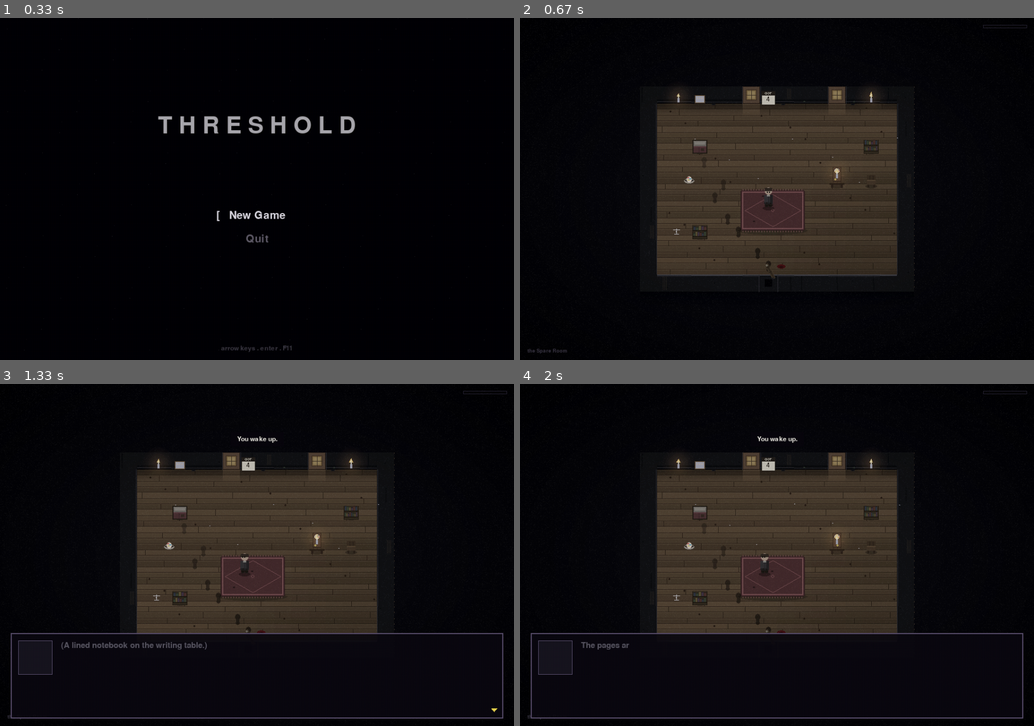
Above: before the commit, frames 1-4 (two rows, left to right).
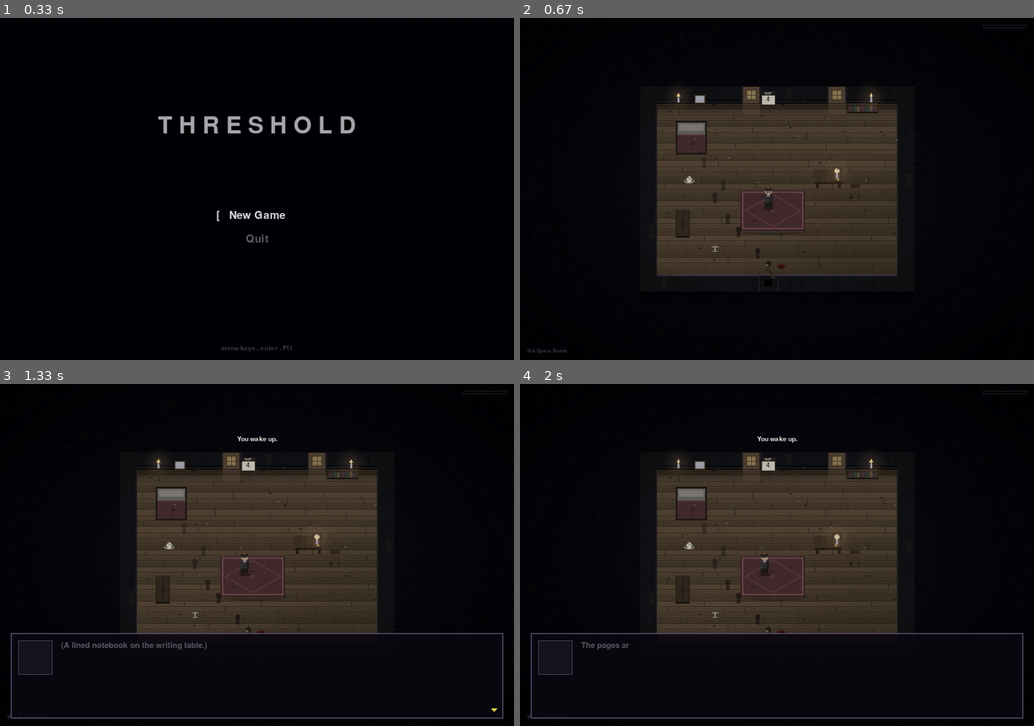
Above: after the commit, the same moments.

Repository: AV-ASU/Threshold
Game: pygame game, started from main.py
Same seed, same stepped clock (60 frames per second), same inputs: the game is played once before the commit and once after it.
Inputs:
- Up to frame 1 (0.33 s): no input
- Up to frame 2 (0.67 s): tap Enter at 0.33 s
- Up to frame 3 (1.33 s): type "ann" at 0.67 s; tap Enter at 1 s; tap Space at 1.22 s
- Up to frame 4 (2 s): type "a" at 1.55 s; tap Enter at 1.68 s

Frame 1 is identical in both runs. In frame 2, 0.7% of the frame differs, in the area x 29-74%, y 21-69%; in frame 3, 0.7%; in frame 4, 0.7%.

Commit message:
Sized furniture decorations; convert the bedroom
Furniture can now be any pixel size (multi-tile or sub-tile), drawn as
decorations centred over invisible solid 'X' collision tiles -- the same
pattern as the rug/truck -- so it stops reading as uniform 1-tile
squares. Adds darkwood bed, bookshelf (long + shallow), table, chair and
wardrobe decorations.

Bedroom converted as the first scene: a 2x2 cot filling the NW corner, a
long shallow bookshelf on the north wall, a writing desk + chair, and a
tall wardrobe on the west wall. Cot save-point, hide spots and the
opening footprint trail preserved.

https://claude.ai/code/session_01HUbJgATxSor8UL2bsR586A

Diff:
--- a/entities/decoration.py
+++ b/entities/decoration.py
@@ -142,6 +142,94 @@
 
     def _draw_unknown(self, surf, x, y):
         pygame.draw.rect(surf, (255, 0, 255), (x - 4, y - 4, 8, 8))
+
+    # ---- Sized darkwood furniture (drawn centred at x,y; pixel size
+    # via w/h kwargs so a piece can span several tiles or sit shy of
+    # one, breaking the tile grid). Collision is handled separately by
+    # invisible solid 'X' tiles under the footprint. ----
+    def _draw_bed(self, surf, x, y):
+        w = int(self.kwargs.get("w", 56)); h = int(self.kwargs.get("h", 64))
+        rx, ry = x - w // 2, y - h // 2
+        pygame.draw.rect(surf, (40, 29, 19), (rx, ry, w, h))             # frame
+        pygame.draw.rect(surf, (22, 15, 9), (rx, ry, w, h), 1)
+        ix, iy, iw, ih = rx + 3, ry + 3, w - 6, h - 6
+        pygame.draw.rect(surf, (112, 104, 96), (ix, iy, iw, ih))         # mattress
+        pygame.draw.rect(surf, (132, 124, 116), (ix, iy, iw, 2))         # lit top
+        pygame.draw.rect(surf, (146, 138, 130), (ix + 3, iy + 3, iw - 6, h // 5))  # pillow
+        pygame.draw.rect(surf, (118, 110, 102), (ix + 3, iy + 3 + h // 5, iw - 6, 1))
+        by = iy + ih * 2 // 5
+        pygame.draw.rect(surf, (86, 44, 48), (ix, by, iw, iy + ih - by)) # blanket
+        pygame.draw.rect(surf, (108, 58, 62), (ix, by, iw, 2))           # lit edge
+        pygame.draw.line(surf, (62, 32, 36), (x, by + 2), (x, iy + ih - 2), 1)  # fold
+        pygame.draw.rect(surf, (58, 38, 30), (ix + iw // 2, by + ih // 4, 7, 6))  # stain
+
+    def _draw_bookshelf(self, surf, x, y):
+        # Long + shallow: sits flush to a wall, books leaning along it.
+        w = int(self.kwargs.get("w", 58)); h = int(self.kwargs.get("h", 18))
+        rx, ry = x - w // 2, y - h // 2
+        pygame.draw.rect(surf, (56, 41, 25), (rx, ry, w, h))             # case
+        pygame.draw.rect(surf, (30, 22, 12), (rx, ry, w, h), 1)
+        pygame.draw.rect(surf, (78, 58, 36), (rx, ry, w, 2))             # lit top rail
+        pygame.draw.rect(surf, (24, 17, 9), (rx, ry + h - 2, w, 2))      # base shadow
+        cols = [(92, 46, 42), (48, 58, 74), (56, 72, 48), (104, 86, 46), (74, 52, 78)]
+        bx, i = rx + 3, 0
+        while bx < rx + w - 3:
+            bw = 3 + ((self.seed + i * 7) % 3)
+            bh = (h - 6) - ((self.seed + i * 5) % 3)
+            col = cols[i % len(cols)]
+            pygame.draw.rect(surf, col, (bx, ry + h - 3 - bh, bw, bh))
+            pygame.draw.rect(surf, (col[0] // 2, col[1] // 2, col[2] // 2),
+                             (bx, ry + h - 3 - bh, bw, 1))
+            bx += bw + 1; i += 1
+
+    def _draw_table(self, surf, x, y):
+        w = int(self.kwargs.get("w", 54)); h = int(self.kwargs.get("h", 38))
+        rx, ry = x - w // 2, y - h // 2
+        pygame.draw.rect(surf, (40, 27, 16), (rx + 3, ry + h - 8, 5, 8))     # legs
+        pygame.draw.rect(surf, (40, 27, 16), (rx + w - 8, ry + h - 8, 5, 8))
+        th = h - 8
+        pygame.draw.rect(surf, (74, 52, 32), (rx, ry, w, th))                # top
+        pygame.draw.rect(surf, (96, 70, 44), (rx, ry, w, 2))                 # lit back
+        pygame.draw.rect(surf, (40, 27, 16), (rx, ry + th - 3, w, 3))        # front lip
+        for gx in range(rx + 8, rx + w - 4, 11):
+            pygame.draw.line(surf, (56, 38, 22), (gx, ry + 4), (gx, ry + th - 5), 1)
+
+    def _draw_chair(self, surf, x, y):
+        w = int(self.kwargs.get("w", 22)); h = int(self.kwargs.get("h", 28))
+        rx, ry = x - w // 2, y - h // 2
+        pygame.draw.rect(surf, (44, 30, 18), (rx + 3, ry + h - 6, 3, 6))     # legs
+        pygame.draw.rect(surf, (44, 30, 18), (rx + w - 6, ry + h - 6, 3, 6))
+        pygame.draw.rect(surf, (64, 44, 26), (rx + 2, ry, w - 4, h // 3))    # back
+        pygame.draw.rect(surf, (78, 56, 34), (rx + 2, ry + h // 3, w - 4, h // 3 + 2))  # seat
+        pygame.draw.rect(surf, (98, 72, 44), (rx + 2, ry + h // 3, w - 4, 2))
+
+    def _draw_wardrobe(self, surf, x, y):
+        # Tall + narrow: a standing cabinet against a wall, twin doors.
+        w = int(self.kwargs.get("w", 26)); h = int(self.kwargs.get("h", 52))
+        rx, ry = x - w // 2, y - h // 2
+        pygame.draw.rect(surf, (60, 44, 27), (rx, ry, w, h))                 # carcass
+        pygame.draw.rect(surf, (30, 22, 12), (rx, ry, w, h), 1)
+        pygame.draw.rect(surf, (82, 60, 38), (rx, ry, w, 2))                 # lit top
+        pygame.draw.rect(surf, (24, 17, 9), (rx, ry + h - 3, w, 3))          # base shadow
+        pygame.draw.line(surf, (32, 23, 13), (x, ry + 2), (x, ry + h - 2), 1)  # door split
+        for hy in (ry + h // 2 - 4, ry + h // 2 + 2):                        # handles
+            pygame.draw.rect(surf, (38, 27, 16), (x - 3, hy, 2, 4))
+            pygame.draw.rect(surf, (38, 27, 16), (x + 2, hy, 2, 4))
+
+    def _draw_stove(self, surf, x, y):
+        w = int(self.kwargs.get("w", 34)); h = int(self.kwargs.get("h", 40))
+        rx, ry = x - w // 2, y - h // 2
+        pygame.draw.rect(surf, (42, 42, 48), (rx, ry, w, h))                 # body
+        pygame.draw.rect(surf, (60, 60, 68), (rx, ry, w, 2))                 # lit top
+        pygame.draw.rect(surf, (22, 22, 28), (rx, ry + h - 3, w, 3))         # base shadow
+        pygame.draw.rect(surf, (28, 28, 34), (rx, ry, w, h), 1)
+        for cxk in (rx + w // 3, rx + 2 * w // 3):                           # burners
+            pygame.draw.circle(surf, (18, 18, 24), (cxk, ry + 9), 4)
+            pygame.draw.circle(surf, (10, 10, 14), (cxk, ry + 9), 2)
+        pygame.draw.rect(surf, (16, 16, 20), (rx + 4, ry + h - 16, w - 8, 11))   # oven door
+        pygame.draw.rect(surf, (70, 70, 78), (rx + 7, ry + h - 17, w - 14, 2))   # handle
+        pygame.draw.rect(surf, (200, 90, 30), (rx + w // 2 - 5, ry + h - 7, 10, 2))  # ember
+
 
     def _draw_rug(self, surf, x, y):
         """A worn area rug -- a multi-tile floor covering (w x h px via
--- a/scenes/house.py
+++ b/scenes/house.py
@@ -32,20 +32,21 @@
     under the writing table. The cot is the save trigger, not a
     hide spot."""
     floor = ["=" * 16 for _ in range(12)]
-    # Layout legend:
-    #   b = cot           t = writing table       c = chair
-    #   s = bookshelf     i = window              D = south door
-    #   W = wood wall
+    # Furniture is drawn as sized decorations (multi-tile / sub-tile)
+    # with invisible solid 'X' tiles under their footprints for
+    # collision: a 2x2 cot in the NW corner, a long shallow bookshelf on
+    # the north wall, a writing desk, and a tall wardrobe on the west
+    # wall. 'i' = window, 'D' = south door.
     objects = [
         "WWWWWWiWWWWiWWWW",   # 0  north wall, two windows
-        "W..............W",   # 1
-        "W..............W",   # 2
-        "W..b.........s.W",   # 3  cot (col 3); bookshelf (col 13)
+        "W...........XX.W",   # 1  bookshelf footprint (cols 12-13)
+        "W.XX...........W",   # 2  cot footprint (cols 2-3, rows 2-3)
+        "W.XX...........W",   # 3
         "W..............W",   # 4
-        "W..........t.c.W",   # 5  writing table (col 11), chair (col 13)
+        "W.........XX...W",   # 5  writing desk footprint (cols 10-11)
         "W..............W",   # 6
-        "W..............W",   # 7
-        "W..s...........W",   # 8  wardrobe (s) -- a second shelf-like prop
+        "W.X............W",   # 7  wardrobe footprint (col 2, rows 7-8)
+        "W.X............W",   # 8
         "W..............W",   # 9
         "W..............W",   # 10
         "WWWWWWWDWWWWWWWW",   # 11 south wall, door D at col 7
@@ -54,14 +55,14 @@
     sc.add_exit("D", "house", "from_bedroom")
     sc.set_spawn("default", 7, 6)
     sc.set_spawn("from_house", 7, 10)
-    # The cot's interaction position. Cot at (3, 3). Player stands
-    # one tile east at col 4 row 3.
+    # The cot fills the NW corner (cols 2-3, rows 2-3). The player
+    # stands one tile east at col 4 row 3 to sleep/save.
     sc._cot_pos = (4 * TILE + 16, 3 * TILE + 16)
-    # Hide spots: BEHIND the wardrobe (col 3 row 8) and UNDER the
-    # writing table (col 11 row 5).
+    # Hide spots: BESIDE the wardrobe (col 3 row 8) and UNDER the
+    # writing desk (col 11 row 6).
     sc.hide_spots = [
-        (4 * TILE + 16,  8 * TILE + 16, "behind"),   # behind wardrobe
-        (12 * TILE + 16, 5 * TILE + 16, "under"),    # under writing table
+        (3 * TILE + 16,  8 * TILE + 16, "behind"),   # beside wardrobe
+        (11 * TILE + 16, 6 * TILE + 16, "under"),    # under writing desk
     ]
 
     # Worn rug over the open centre -- a multi-tile covering, set
@@ -69,6 +70,18 @@
     # below draw on top of it.
     sc.add_decoration(Decoration(7 * TILE + 24, 7 * TILE + 8, "rug",
                                  w=120, h=76, color=(86, 42, 46), seed=17))
+    # Sized darkwood furniture (decorations over the 'X' collision
+    # footprints in the object map). A 2x2 cot in the corner, a long
+    # shallow bookshelf on the north wall, a writing desk + chair, a
+    # tall wardrobe on the west wall.
+    sc.add_decoration(Decoration(3 * TILE, 3 * TILE, "bed", w=58, h=62))
+    sc.add_decoration(Decoration(13 * TILE, 1 * TILE + 9, "bookshelf",
+                                 w=58, h=18, seed=5))
+    sc.add_decoration(Decoration(11 * TILE, 5 * TILE + 12, "table", w=52, h=36))
+    sc.add_decoration(Decoration(12 * TILE + 18, 6 * TILE + 4, "chair",
+                                 w=22, h=28))
+    sc.add_decoration(Decoration(2 * TILE + 16, 8 * TILE, "wardrobe",
+                                 w=26, h=54))
     # Duffel bag beside the cot.
     sc.add_decoration(Decoration(2 * TILE + 28, 5 * TILE + 16, "bowl",
                                  filled=True))
@@ -83,7 +96,7 @@
     # into the wood beside the wardrobe -- subtle, easy to miss the
     # first session.
     sc.add_decoration(Decoration(3 * TILE + 16, 0 * TILE + 24, "photo"))
-    sc.add_decoration(Decoration(2 * TILE + 4, 8 * TILE + 16,
+    sc.add_decoration(Decoration(4 * TILE + 12, 9 * TILE + 16,
                                  "phantom_mark"))
     # Wall calendar -- redesigned to MMM + day card. Day 1 = Oct 4
     # so the prop reads "OCT 4" on the first morning.
